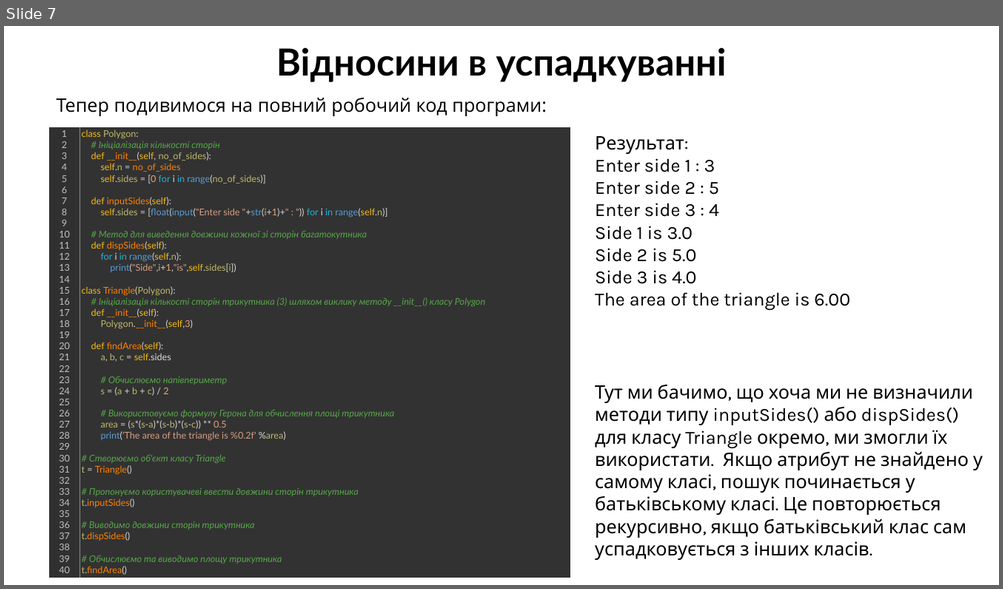
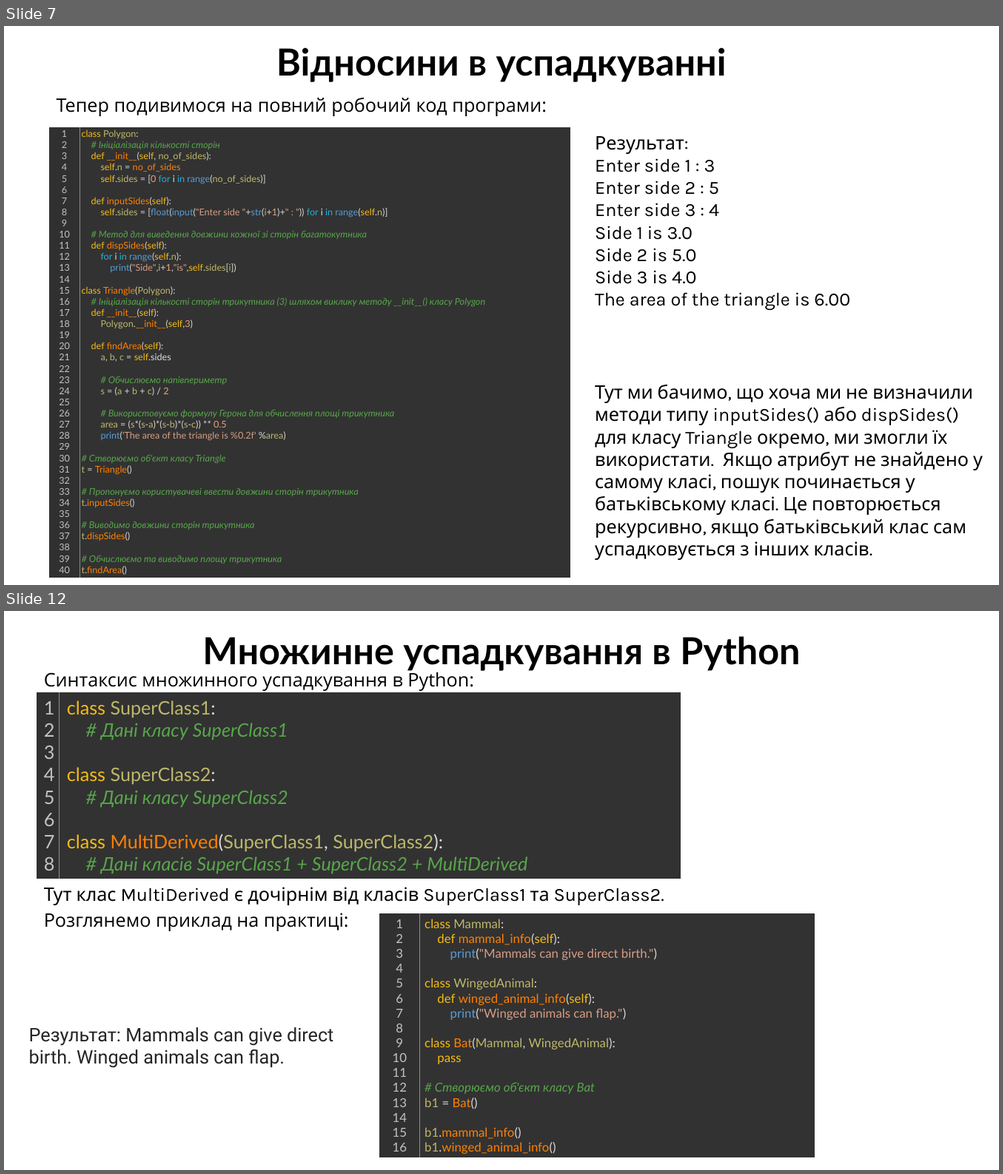
Before and after one commit to arg3ntuum/PythonCourse, a slide deck: Python Урок 18 Спадкування.pptx. Shown one above the other, each under a label of ours: slide 7 before the commit, slides 7 and 12 after it; the slides between them are not shown. The pictures are 1003x589 and 1003x1174 pixels, drawn with LibreOffice and Linux fonts; fonts in the diff are those of the drawing. Boxes give left, top, right and bottom in pixels: in the first picture for what was removed or moved away, otherwise in the second. Text is boxed around its words. In the diff, an @@ line names an element or a change of style, - is before the commit and + after.

```diff
--- a/Python Урок 18 Спадкування.pptx
+++ b/Python Урок 18 Спадкування.pptx
@@ slide 12 added at (x1=4, y1=611, x2=999, y2=1170), background #FFFFFF @@
@@ text added at (x1=202, y1=636, x2=800, y2=671), 36 pt, text #000000, bold @@
+Множинне успадкування в Python
@@ text added at (x1=44, y1=669, x2=474, y2=691), 18 pt, text #000000 @@
+Синтаксис множинного успадкування в Python:
@@ table added at (x1=37, y1=692, x2=681, y2=879), 1 rows, 2 columns @@
+1 / 2 / 3 / 4 / 5 / 6 / 7 / 8 | class SuperClass1: / # Дані класу SuperClass1 / class SuperClass2: / # Дані класу SuperClass2 / class MultiDerived(SuperClass1, SuperClass2): / # Дані класів SuperClass1 + SuperClass2 + MultiDerived
@@ text added at (x1=44, y1=887, x2=664, y2=906), 18 pt, text #000000 @@
+Тут клас MultiDerived є дочірнім від класів SuperClass1 та SuperClass2.
@@ text added at (x1=44, y1=913, x2=349, y2=931), 18 pt, text #000000 @@
+Розглянемо приклад на практиці:
@@ table added at (x1=379, y1=914, x2=814, y2=1158), 1 rows, 2 columns @@
+1 / 2 / 3 / 4 / 5 / 6 / 7 / 8 / 9 / 10 / 11 / 12 / 13 / 14 / 15 / 16 | class Mammal: / def mammal_info(self): / print("Mammals can give direct birth.") / class WingedAnimal: / def winged_animal_info(self): / print("Winged animals can flap.") / class Bat(Mammal, WingedAnimal): / pass / # Створюємо об'єкт класу Bat / b1 = Bat() / b1.mammal_info() / b1.winged_animal_info()
@@ text added at (x1=29, y1=1028, x2=333, y2=1068), 18 pt, text #252525 @@
+Результат: Mammals can give direct birth. Winged animals can flap.
```
Also in this commit, not shown: 1 slide changed, 6 other slides added, 6 other files.
